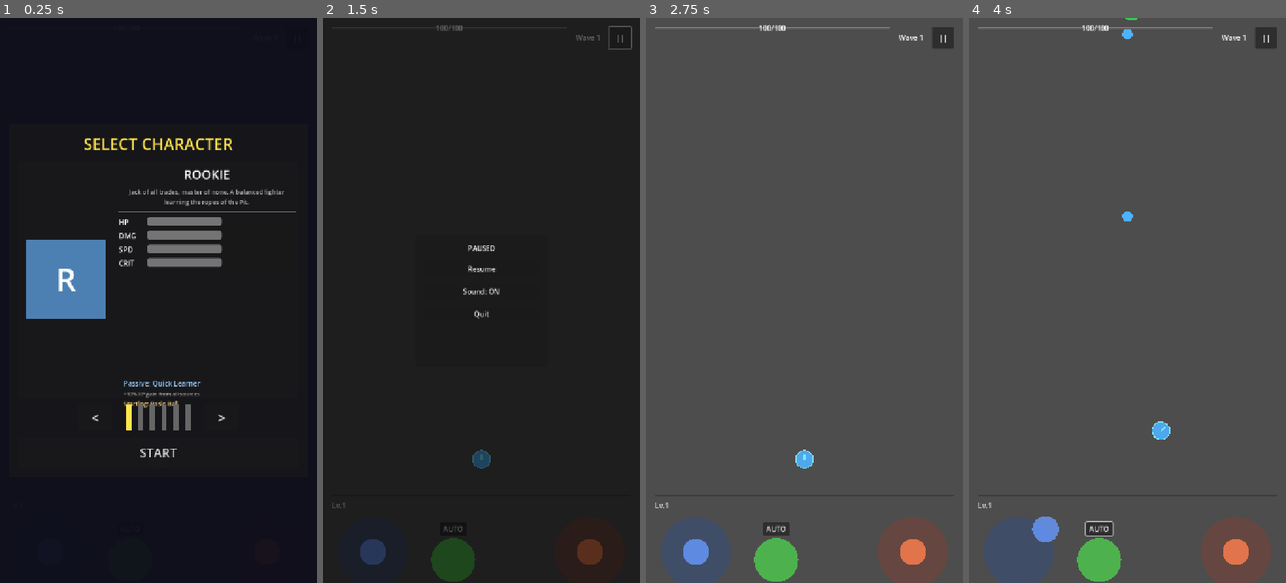
Above: before the commit, frames 1-4 (left to right).
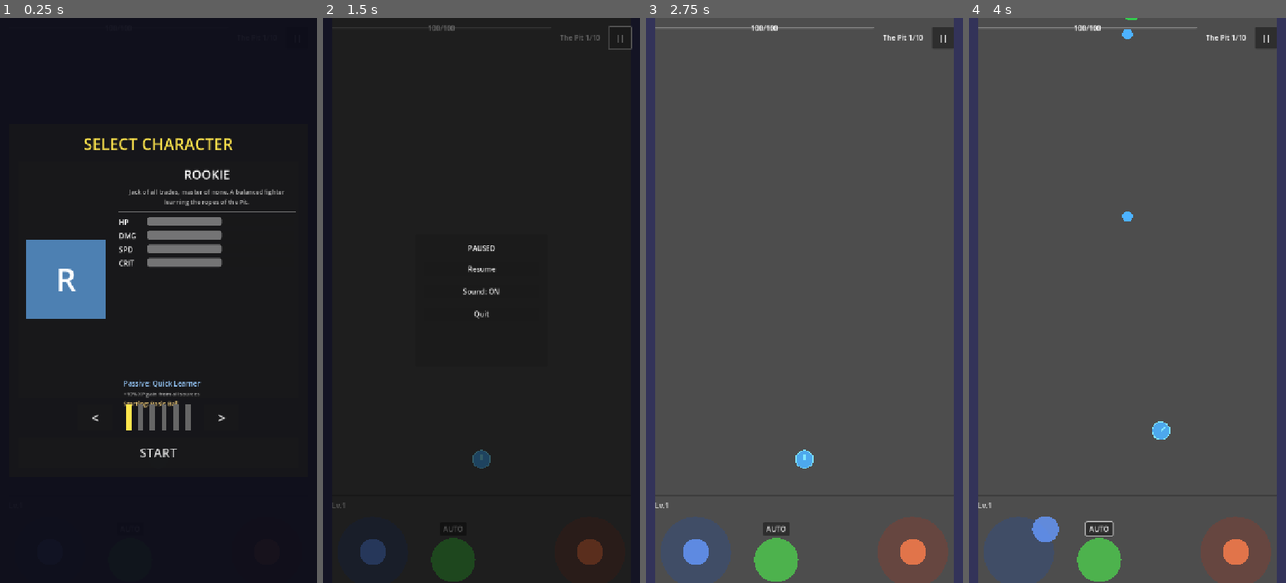
Above: after the commit, the same moments.

Repository: Randroids-Dojo/GoPit
Game: Godot game, scene res://scenes/game.tscn
Two runs of this game, one before a commit and one after it. Both use one fixed random seed, a clock stepped at 60 frames per second and the inputs below.
Inputs (mouse positions are in pixels of both pictures, inside the frame that each line leads up to):
- Up to frame 1 (0.25 s): no input
- Up to frame 2 (1.5 s): click "START" at 0.5 s; click "||" at 1.25 s
- Up to frame 3 (2.75 s): click "Resume" at 2 s
- Up to frame 4 (4 s): click "AUTO" at 2.75 s; tap Enter at 3.5 s; drag from (1019, 554) to (1127, 458) at 3.52 s

The runs differ from the first frame. In frame 2, 0.1% of the frame differs, in the area x 33-87%, y 1-4%; in frame 3, 6.0%, in the area x 0-100%, y 0-100%; in frame 4, 6.0%.

Commit message:
Add biome/stage system architecture
Features:
- Biome resource class with name, colors, waves_before_boss
- StageManager autoload handles stage progression
- 4 biomes: The Pit, Frozen Depths, Burning Sands, Final Descent
- 10 waves per stage (matching Ball x Pit structure)
- Background color changes per biome
- Stage complete overlay at wave 10 (boss placeholder)
- Victory screen after all 4 stages
- HUD shows "Stage Name X/10" format

Implementation:
- StageManager listens to wave_changed, emits biome_changed/boss_wave_reached
- game_controller applies biome visuals (background, wall colors)
- Stage complete pauses spawning until Continue clicked

Closes GoPit-6wd

Diff:
--- a/project.godot
+++ b/project.godot
@@ -23,6 +23,7 @@
 MusicManager="*res://scripts/autoload/music_manager.gd"
 MetaManager="*res://scripts/autoload/meta_manager.gd"
 BallRegistry="*res://scripts/autoload/ball_registry.gd"
+StageManager="*res://scripts/autoload/stage_manager.gd"
 
 [display]
 
--- /dev/null
+++ b/resources/biomes/biome.gd
@@ -0,0 +1,15 @@
+class_name Biome
+extends Resource
+## Resource defining a biome/stage theme
+
+@export var biome_name: String = "Unknown"
+@export var background_color: Color = Color(0.1, 0.1, 0.18)
+@export var wall_color: Color = Color(0.2, 0.2, 0.3)
+
+## Waves in this stage before boss
+@export var waves_before_boss: int = 10
+
+## Future: enemy variants, hazards, music
+# @export var hazard_scenes: Array[PackedScene]
+# @export var enemy_variants: Dictionary
+# @export var music_track: AudioStream
--- /dev/null
+++ b/resources/biomes/burning_sands.tres
@@ -0,0 +1,10 @@
+[gd_resource type="Resource" script_class="Biome" load_steps=2 format=3]
+
+[ext_resource type="Script" path="res://resources/biomes/biome.gd" id="1_biome"]
+
+[resource]
+script = ExtResource("1_biome")
+biome_name = "Burning Sands"
+background_color = Color(0.2, 0.1, 0.05, 1)
+wall_color = Color(0.6, 0.35, 0.15, 1)
+waves_before_boss = 10
--- /dev/null
+++ b/resources/biomes/final_descent.tres
@@ -0,0 +1,10 @@
+[gd_resource type="Resource" script_class="Biome" load_steps=2 format=3]
+
+[ext_resource type="Script" path="res://resources/biomes/biome.gd" id="1_biome"]
+
+[resource]
+script = ExtResource("1_biome")
+biome_name = "Final Descent"
+background_color = Color(0.12, 0.02, 0.08, 1)
+wall_color = Color(0.4, 0.1, 0.15, 1)
+waves_before_boss = 10
--- /dev/null
+++ b/resources/biomes/frozen_depths.tres
@@ -0,0 +1,10 @@
+[gd_resource type="Resource" script_class="Biome" load_steps=2 format=3]
+
+[ext_resource type="Script" path="res://resources/biomes/biome.gd" id="1_biome"]
+
+[resource]
+script = ExtResource("1_biome")
+biome_name = "Frozen Depths"
+background_color = Color(0.08, 0.15, 0.25, 1)
+wall_color = Color(0.3, 0.5, 0.7, 1)
+waves_before_boss = 10
--- /dev/null
+++ b/resources/biomes/the_pit.tres
@@ -0,0 +1,10 @@
+[gd_resource type="Resource" script_class="Biome" load_steps=2 format=3]
+
+[ext_resource type="Script" path="res://resources/biomes/biome.gd" id="1_biome"]
+
+[resource]
+script = ExtResource("1_biome")
+biome_name = "The Pit"
+background_color = Color(0.102, 0.102, 0.18, 1)
+wall_color = Color(0.2, 0.2, 0.35, 1)
+waves_before_boss = 10
--- a/scenes/game.tscn
+++ b/scenes/game.tscn
@@ -18,6 +18,7 @@
 [ext_resource type="Script" path="res://scripts/ui/game_over_overlay.gd" id="9_gameover"]
 [ext_resource type="Script" path="res://scripts/ui/level_up_overlay.gd" id="10_levelup"]
 [ext_resource type="Script" path="res://scripts/ui/pause_overlay.gd" id="11_pause"]
+[ext_resource type="Script" path="res://scripts/ui/stage_complete_overlay.gd" id="18_stagecomplete"]
 
 [sub_resource type="RectangleShape2D" id="RectangleShape2D_wall"]
 size = Vector2(20, 1280)
@@ -620,3 +621,61 @@
 [node name="MetaShop" parent="UI" instance=ExtResource("16_meta_shop")]
 
 [node name="CharacterSelect" parent="UI" instance=ExtResource("17_charselect")]
+
+[node name="StageCompleteOverlay" type="CanvasLayer" parent="UI"]
+visible = false
+process_mode = 3
+layer = 15
+script = ExtResource("18_stagecomplete")
+
+[node name="DimBackground" type="ColorRect" parent="UI/StageCompleteOverlay"]
+anchors_preset = 15
+anchor_right = 1.0
+anchor_bottom = 1.0
+grow_horizontal = 2
+grow_vertical = 2
+color = Color(0, 0, 0, 0.7)
+
+[node name="Panel" type="Panel" parent="UI/StageCompleteOverlay/DimBackground"]
+layout_mode = 1
+anchors_preset = 8
+anchor_left = 0.5
+anchor_top = 0.5
+anchor_right = 0.5
+anchor_bottom = 0.5
+offset_left = -180.0
+offset_top = -120.0
+offset_right = 180.0
+offset_bottom = 120.0
+grow_horizontal = 2
+grow_vertical = 2
+
+[node name="VBoxContainer" type="VBoxContainer" parent="UI/StageCompleteOverlay/DimBackground/Panel"]
+layout_mode = 1
+anchors_preset = 15
+anchor_right = 1.0
+anchor_bottom = 1.0
+offset_left = 20.0
+offset_top = 20.0
+offset_right = -20.0
+offset_bottom = -20.0
+grow_horizontal = 2
+grow_vertical = 2
+theme_override_constants/separation = 20
+
+[node name="TitleLabel" type="Label" parent="UI/StageCompleteOverlay/DimBackground/Panel/VBoxContainer"]
+layout_mode = 2
+theme_override_font_sizes/font_size = 32
+text = "STAGE COMPLETE!"
+horizontal_alignment = 1
+
+[node name="StageLabel" type="Label" parent="UI/StageCompleteOverlay/DimBackground/Panel/VBoxContainer"]
+layout_mode = 2
+theme_override_font_sizes/font_size = 20
+text = "The Pit cleared!"
+horizontal_alignment = 1
+
+[node name="ContinueButton" type="Button" parent="UI/StageCompleteOverlay/DimBackground/Panel/VBoxContainer"]
+layout_mode = 2
+size_flags_vertical = 10
+text = "Continue"
--- /dev/null
+++ b/scripts/autoload/stage_manager.gd
@@ -0,0 +1,81 @@
+extends Node
+## StageManager autoload - handles biome/stage progression
+
+signal biome_changed(biome: Biome)
+signal boss_wave_reached(stage: int)
+signal stage_completed(stage: int)
+signal game_won
+
+var stages: Array[Biome] = []
+var current_stage: int = 0
+var wave_in_stage: int = 1
+
+var current_biome: Biome:
+	get:
+		if current_stage < stages.size():
+			return stages[current_stage]
+		return null
+
+
+func _ready() -> void:
+	_load_stages()
+	GameManager.wave_changed.connect(_on_wave_changed)
+	GameManager.game_started.connect(_on_game_started)
+
+
+func _load_stages() -> void:
+	stages = [
+		preload("res://resources/biomes/the_pit.tres"),
+		preload("res://resources/biomes/frozen_depths.tres"),
+		preload("res://resources/biomes/burning_sands.tres"),
+		preload("res://resources/biomes/final_descent.tres"),
+	]
+
+
+func _on_game_started() -> void:
+	current_stage = 0
+	wave_in_stage = 1
+	_apply_biome()
+
+
+func _on_wave_changed(global_wave: int) -> void:
+	# Calculate wave within current stage
+	var waves_per_stage: int = current_biome.waves_before_boss if current_biome else 10
+	wave_in_stage = ((global_wave - 1) % waves_per_stage) + 1
+
+	# Check if boss wave reached
+	if wave_in_stage >= waves_per_stage:
+		boss_wave_reached.emit(current_stage)
+
+
+func complete_stage() -> void:
+	## Call this when boss is defeated (or stage marker reached for now)
+	stage_completed.emit(current_stage)
+	current_stage += 1
+	wave_in_stage = 1
+
+	if current_stage >= stages.size():
+		game_won.emit()
+	else:
+		_apply_biome()
+
+
+func _apply_biome() -> void:
+	if current_biome:
+		biome_changed.emit(current_biome)
+
+
+func get_stage_name() -> String:
+	if current_biome:
+		return current_biome.biome_name
+	return "Unknown"
+
+
+func get_total_stages() -> int:
+	return stages.size()
+
+
+func is_boss_wave() -> bool:
+	if not current_biome:
+		return false
+	return wave_in_stage >= current_biome.waves_before_boss
--- a/scripts/game/game_controller.gd
+++ b/scripts/game/game_controller.gd
@@ -18,6 +18,10 @@
 @onready var tutorial_overlay: CanvasLayer = $UI/TutorialOverlay
 @onready var danger_indicator: Control = $UI/DangerIndicator
 @onready var character_select: CanvasLayer = $UI/CharacterSelect
+@onready var background: ColorRect = $Background
+@onready var left_wall: StaticBody2D = $GameArea/Walls/LeftWall
+@onready var right_wall: StaticBody2D = $GameArea/Walls/RightWall
+@onready var stage_complete_overlay: CanvasLayer = $UI/StageCompleteOverlay
 
 var gem_scene: PackedScene = preload("res://scenes/entities/gem.tscn")
 var player_scene: PackedScene = preload("res://scenes/entities/player.tscn")
@@ -72,6 +76,12 @@
 	GameManager.game_started.connect(_on_game_started)
 	GameManager.game_over.connect(_on_game_over)
 	GameManager.player_damaged.connect(_on_player_damaged)
+
+	# Connect to stage manager for biome changes
+	StageManager.biome_changed.connect(_on_biome_changed)
+	StageManager.boss_wave_reached.connect(_on_boss_wave_reached)
+	StageManager.stage_completed.connect(_on_stage_completed)
+	StageManager.game_won.connect(_on_game_won)
 
 	# Connect enemy spawner to spawn gems on death
 	if enemy_spawner:
@@ -303,3 +313,49 @@
 	for ball in balls_container.get_children():
 		if ball.global_position.y < -50 or ball.global_position.y > viewport_height + 50:
 			ball.despawn()
+
+
+func _on_biome_changed(biome: Biome) -> void:
+	# Update background color
+	if background:
+		background.color = biome.background_color
+
+	# Update wall colors (via modulate since walls are StaticBody2D)
+	if left_wall:
+		_set_wall_color(left_wall, biome.wall_color)
+	if right_wall:
+		_set_wall_color(right_wall, biome.wall_color)
+
+
+func _set_wall_color(wall: StaticBody2D, color: Color) -> void:
+	# Walls don't have visual by default, add ColorRect if needed
+	var visual := wall.get_node_or_null("Visual") as ColorRect
+	if not visual:
+		visual = ColorRect.new()
+		visual.name = "Visual"
+		visual.size = Vector2(20, 1280)
+		visual.position = Vector2(-10, -640)
+		wall.add_child(visual)
+	visual.color = color
+
+
+func _on_boss_wave_reached(stage: int) -> void:
+	# Stop enemy spawning
+	if enemy_spawner:
+		enemy_spawner.stop_spawning()
+
+	# Show stage complete overlay (no boss yet, auto-complete)
+	if stage_complete_overlay:
+		stage_complete_overlay.show_stage_complete(stage)
+
+
+func _on_stage_completed(_stage: int) -> void:
+	# Resume enemy spawning for next stage
+	if enemy_spawner:
+		enemy_spawner.start_spawning()
+
+
+func _on_game_won() -> void:
+	# Show victory screen
+	if stage_complete_overlay:
+		stage_complete_overlay.show_victory()
--- a/scripts/ui/hud.gd
+++ b/scripts/ui/hud.gd
@@ -55,7 +55,9 @@
 
 func _update_wave() -> void:
 	if wave_label:
-		wave_label.text = "Wave %d" % GameManager.current_wave
+		var stage_name := StageManager.get_stage_name()
+		var wave_in_stage := StageManager.wave_in_stage
+		wave_label.text = "%s %d/%d" % [stage_name, wave_in_stage, StageManager.current_biome.waves_before_boss if StageManager.current_biome else 10]
 
 
 func _update_xp() -> void:
--- /dev/null
+++ b/scripts/ui/stage_complete_overlay.gd
@@ -0,0 +1,55 @@
+extends CanvasLayer
+## Overlay shown when completing a stage or winning the game
+
+@onready var dim_background: ColorRect = $DimBackground
+@onready var panel: Panel = $DimBackground/Panel
+@onready var title_label: Label = $DimBackground/Panel/VBoxContainer/TitleLabel
+@onready var stage_label: Label = $DimBackground/Panel/VBoxContainer/StageLabel
+@onready var continue_button: Button = $DimBackground/Panel/VBoxContainer/ContinueButton
+
+var _is_victory: bool = false
+
+
+func _ready() -> void:
+	visible = false
+	process_mode = Node.PROCESS_MODE_ALWAYS
+	if continue_button:
+		continue_button.pressed.connect(_on_continue_pressed)
+
+
+func show_stage_complete(stage: int) -> void:
+	_is_victory = false
+	var biome := StageManager.current_biome
+	var stage_name := biome.biome_name if biome else "Stage %d" % (stage + 1)
+
+	title_label.text = "STAGE COMPLETE!"
+	stage_label.text = stage_name + " cleared!"
+	continue_button.text = "Continue"
+
+	_show()
+
+
+func show_victory() -> void:
+	_is_victory = true
+	title_label.text = "VICTORY!"
+	stage_label.text = "You conquered The Pit!"
+	continue_button.text = "Play Again"
+
+	_show()
+
+
+func _show() -> void:
+	visible = true
+	get_tree().paused = true
+
+
+func _on_continue_pressed() -> void:
+	visible = false
+	get_tree().paused = false
+
+	if _is_victory:
+		# Restart the game
+		get_tree().reload_current_scene()
+	else:
+		# Advance to next stage
+		StageManager.complete_stage()
Not shown, added: resources/biomes/biome.gd.uid
Not shown: 1 places in scenes/game.tscn that only renumber resources
Not shown, added: scripts/autoload/ball_registry.gd.uid
Not shown, added: scripts/autoload/meta_manager.gd.uid
Not shown, added: scripts/autoload/music_manager.gd.uid
Not shown, added: scripts/autoload/stage_manager.gd.uid
Not shown, added: scripts/entities/enemies/bat.gd.uid
Not shown, added: scripts/entities/enemies/crab.gd.uid
Not shown, added: scripts/entities/player.gd.uid
Not shown, added: scripts/ui/character_select.gd.uid
Not shown, added: scripts/ui/meta_shop.gd.uid
Not shown, added: scripts/ui/stage_complete_overlay.gd.uid
(and 1 more such lines)
